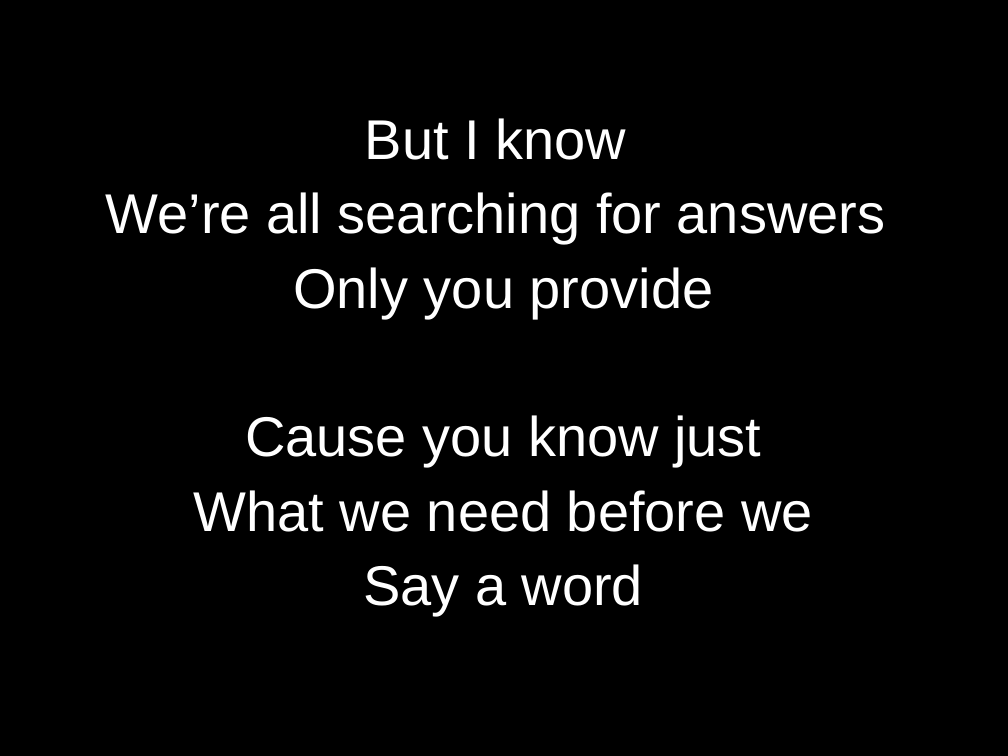
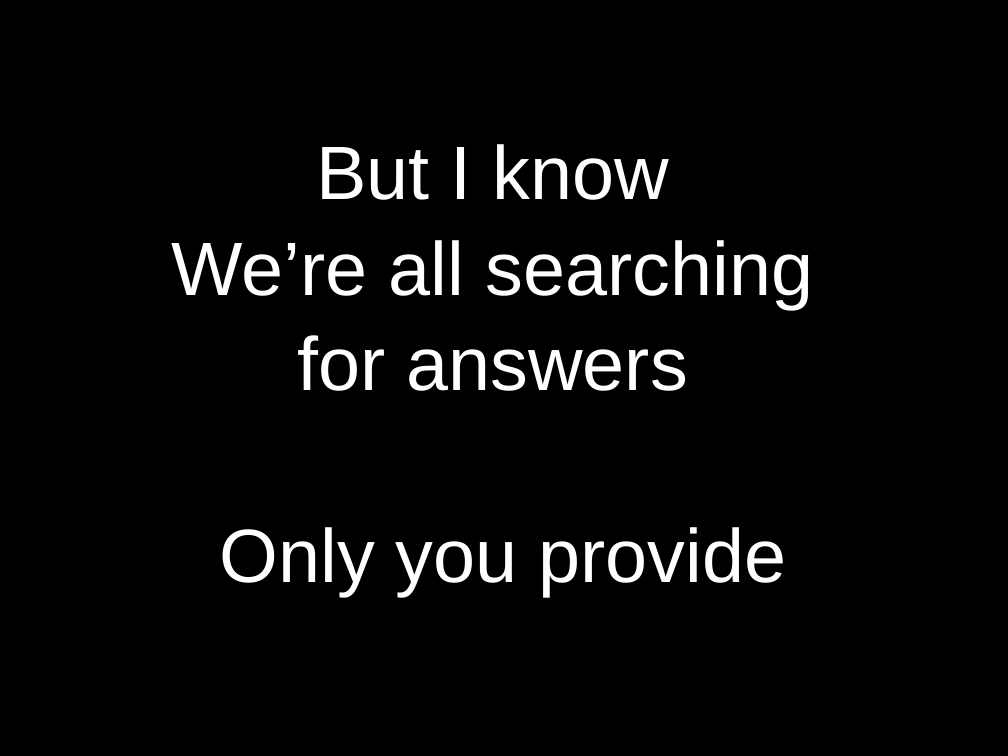
Before and after one commit to kendall412/worship, a slide deck: slide 7 of Good Good Father.pptx (slide 6 before the commit). Drawn at 1008x756 pixels with LibreOffice and Linux fonts; fonts in the diff are those of the drawing. Boxes give left, top, right and bottom in pixels: in the first picture for what was removed or moved away, otherwise in the second. Text is boxed around its words. In the diff, an @@ line names an element or a change of style, - is before the commit and + after.

```diff
--- a/Good Good Father.pptx
+++ b/Good Good Father.pptx
@@ subtitle at box(220, 144, 787, 596): size 40 to 54 pt in "But I know", "Only you provide" @@
@@ subtitle at box(172, 240, 813, 391): text changed; size 40 to 54 pt @@
-We’re all searching for answers
+We’re all searching
+for answers
@@ subtitle at box(194, 415, 813, 615): paragraphs removed @@
-Cause you know just
-What we need before we
-Say a word
```
Also in this commit, not shown: 10 other slides changed, 4 slides added, 12 other files.
